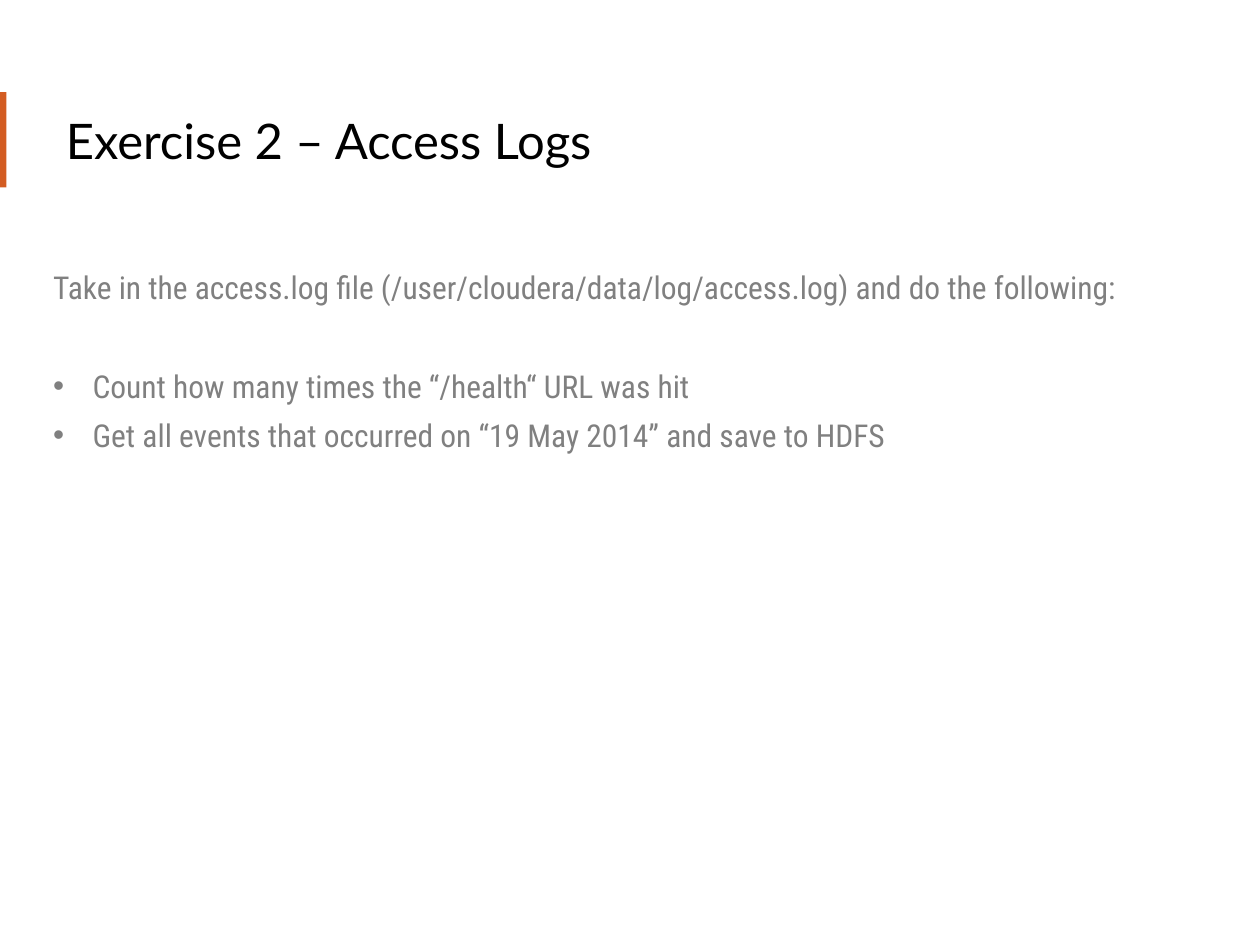
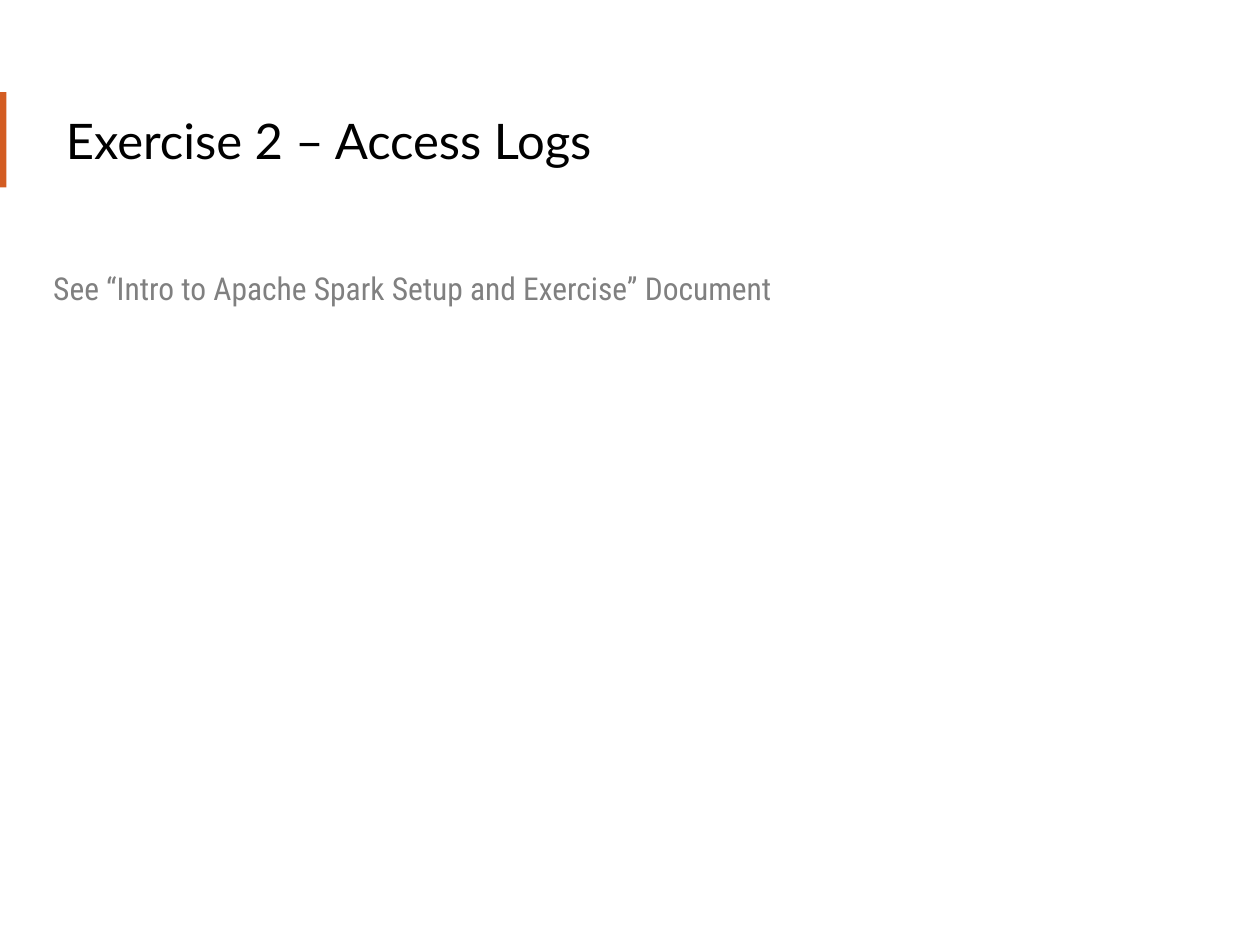
Before and after one commit to teamclairvoyant/intro-to-spark, a slide deck: slide 48 of Intro to Apache Spark Slides.pptx. Drawn at 1260x945 pixels with LibreOffice and Linux fonts; fonts in the diff are those of the drawing. Boxes give left, top, right and bottom in pixels: in the first picture for what was removed or moved away, otherwise in the second. Text is boxed around its words. In the diff, an @@ line names an element or a change of style, - is before the commit and + after.

Commit message:
Fixing spelling issues and other issues with slides after first run through

```diff
--- a/Intro to Apache Spark Slides.pptx
+++ b/Intro to Apache Spark Slides.pptx
@@ text at <box>53,276,771,307</box>: text changed @@
-Take in the access.log file (/user/cloudera/data/log/access.log) and do the following:
-• Count how many times the “/health“ URL was hit
-• Get all events that occurred on “19 May 2014” and save to HDFS
+See “Intro to Apache Spark Setup and Exercise” Document
```
Also in this commit, not shown: 13 other slides changed.
